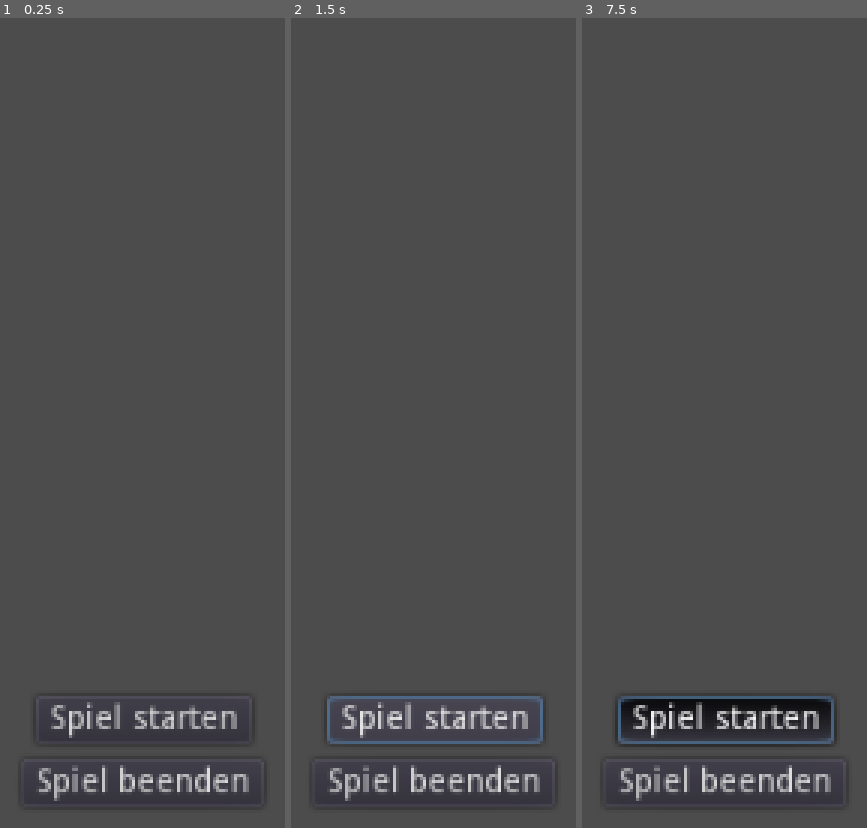
Above: before the commit, frames 1-3 (left to right).
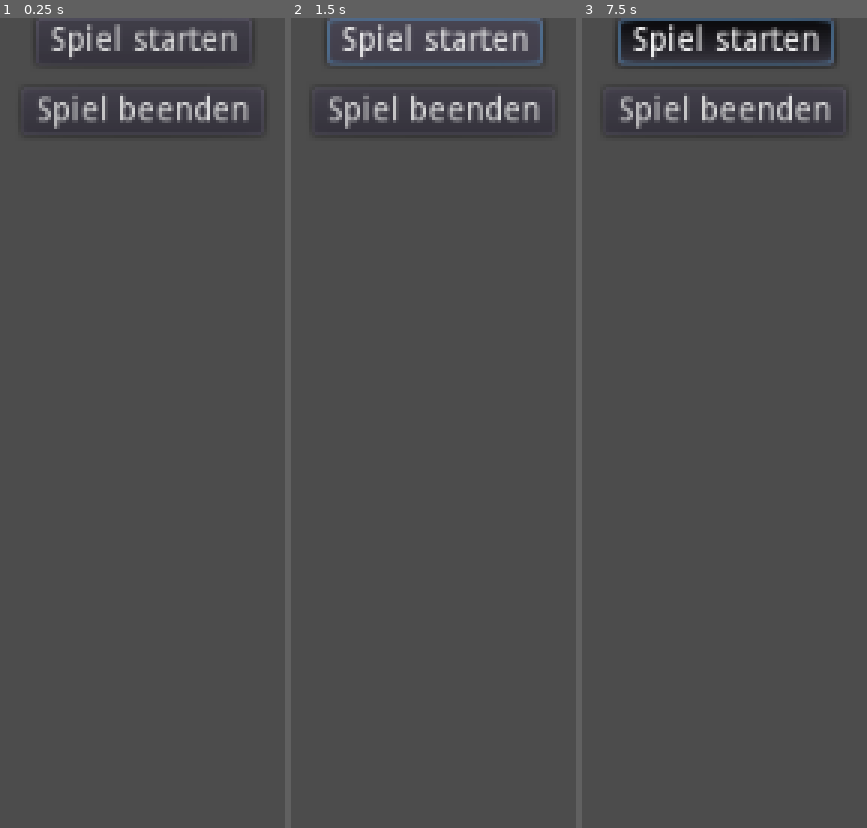
Above: after the commit, the same moments.

Repository: winnerbyhabit/bifigamejam18
Game: Godot game, scene res://Menu.tscn
Two runs of this game, one before a commit and one after it. Both use one fixed random seed, a clock stepped at 60 frames per second and the inputs below.
Inputs:
- Up to frame 1 (0.25 s): no input
- Up to frame 2 (1.5 s): click "Spiel starten" at 0.5 s; click "Spiel starten" at 1.25 s
- Up to frame 3 (7.5 s): click "Spiel starten" at 2 s; tap Enter at 2.75, 4.25, 5.75 s; hold Space (player_hit) 2.78-3.53 s; tap Space (player_hit) at 3.6, 5.1, 6.6 s; hold Space (player_hit) 4.28-5.03 s; hold Space (player_hit) 5.78-6.53 s; hold Space (player_hit) from 7.28 s (still down)

The runs differ from the first frame. In frame 1, 4.6% of the frame differs, in the area x 12-88%, y 0-98%; in frame 2, 5.9%; in frame 3, 11%, in the area x 11-90%, y 0-98%.

Commit message:
repeating bg

Diff:
--- a/Interface.tscn
+++ b/Interface.tscn
@@ -2,7 +2,7 @@
 
 [ext_resource path="res://Interface.gd" type="Script" id=1]
 
-[node name="Interface" type="Node" index="0"]
+[node name="Interface" type="Node"]
 
 script = ExtResource( 1 )
 
--- a/Level.tscn
+++ b/Level.tscn
@@ -1,14 +1,23 @@
-[gd_scene load_steps=3 format=2]
+[gd_scene load_steps=4 format=2]
 
-[ext_resource path="res://Tileset.tres" type="TileSet" id=1]
-[ext_resource path="res://Player.tscn" type="PackedScene" id=2]
+[ext_resource path="res://assets/kitchen_customs/wallpaper/Pared.png" type="Texture" id=1]
+[ext_resource path="res://Tileset.tres" type="TileSet" id=2]
+[ext_resource path="res://Player.tscn" type="PackedScene" id=3]
 
 [node name="Level" type="Node" index="0"]
 
-[node name="TileMap" type="TileMap" parent="." index="0"]
+[node name="bg" type="Sprite" parent="." index="0"]
+
+position = Vector2( 512, 128 )
+texture = ExtResource( 1 )
+region_enabled = true
+region_rect = Rect2( 0, 0, 1024, 256 )
+_sections_unfolded = [ "Offset", "Region", "Transform" ]
+
+[node name="TileMap" type="TileMap" parent="." index="1"]
 
 mode = 0
-tile_set = ExtResource( 1 )
+tile_set = ExtResource( 2 )
 cell_size = Vector2( 256, 256 )
 cell_quadrant_size = 16
 cell_custom_transform = Transform2D( 1, 0, 0, 1, 0, 0 )
@@ -26,6 +35,34 @@
 tile_data = PoolIntArray( 131071, 2, 0, 65536, 0, 0, 65537, 2, 0, 65538, 2, 0, 65539, 2, 0, 65540, 1, 0, 65541, 2, 0, 65542, 2, 0, 65543, 2, 0, 65544, 2, 0, 65545, 1, 0, 65546, 2, 0, 65547, 2, 0, 65548, 2, 0 )
 _sections_unfolded = [ "Cell" ]
 
-[node name="Player" parent="." index="1" instance=ExtResource( 2 )]
+[node name="Player" parent="." index="2" instance=ExtResource( 3 )]
 
-position = Vector2( 48.7535, 222.715 )
+position = Vector2( 128, 225 )
+_sections_unfolded = [ "Transform" ]
+
+[node name="Camera2D" type="Camera2D" parent="Player" index="1"]
+
+position = Vector2( 384, 76 )
+anchor_mode = 1
+rotating = false
+current = true
+zoom = Vector2( 1, 1 )
+limit_left = -10000000
+limit_top = -10000000
+limit_right = 10000000
+limit_bottom = 10000000
+limit_smoothed = false
+drag_margin_h_enabled = true
+drag_margin_v_enabled = true
+smoothing_enabled = false
+smoothing_speed = 5.0
+offset_v = 0.0
+offset_h = 0.0
+drag_margin_left = 0.2
+drag_margin_top = 0.2
+drag_margin_right = 0.2
+drag_margin_bottom = 0.2
+editor_draw_screen = true
+editor_draw_limits = false
+editor_draw_drag_margin = false
+_sections_unfolded = [ "Transform" ]
--- a/Menu.tscn
+++ b/Menu.tscn
@@ -2,20 +2,18 @@
 
 [ext_resource path="res://exit_program.gd" type="Script" id=1]
 
-[node name="Node" type="Node" index="0"]
+[node name="Node" type="Node"]
 
 [node name="Button" type="Button" parent="." index="0"]
 
 anchor_left = 0.5
-anchor_top = 0.5
+anchor_top = 0.0
 anchor_right = 0.5
-anchor_bottom = 0.5
+anchor_bottom = 0.0
 margin_left = -46.0
-margin_top = -10.0
 margin_right = 46.0
-margin_bottom = 10.0
+margin_bottom = 20.0
 rect_pivot_offset = Vector2( 0, 0 )
-rect_clip_content = false
 focus_mode = 2
 mouse_filter = 0
 mouse_default_cursor_shape = 0
@@ -33,15 +31,14 @@
 [node name="Button2" type="Button" parent="." index="1"]
 
 anchor_left = 0.5
-anchor_top = 0.5
+anchor_top = 0.0
 anchor_right = 0.5
-anchor_bottom = 0.5
+anchor_bottom = 0.0
 margin_left = -52.0
-margin_top = 17.0
+margin_top = 30.0
 margin_right = 51.0
-margin_bottom = 37.0
+margin_bottom = 50.0
 rect_pivot_offset = Vector2( 0, 0 )
-rect_clip_content = false
 focus_mode = 2
 mouse_filter = 0
 mouse_default_cursor_shape = 0
--- a/Player.tscn
+++ b/Player.tscn
@@ -23,7 +23,7 @@
 "speed": 5.0
 } ]
 
-[node name="Player" type="Node2D" index="0"]
+[node name="Player" type="Node2D"]
 
 position = Vector2( 32.133, 34.349 )
 script = ExtResource( 1 )
@@ -32,6 +32,6 @@
 
 frames = SubResource( 2 )
 animation = "running"
-frame = 5
+frame = 1
 playing = true
 _sections_unfolded = [ "Transform" ]
--- a/Tileset.tscn
+++ b/Tileset.tscn
@@ -1,15 +1,13 @@
-[gd_scene load_steps=5 format=2]
+[gd_scene load_steps=4 format=2]
 
 [ext_resource path="res://assets/kitchen_customs/herd_grau_256.png" type="Texture" id=1]
 [ext_resource path="res://assets/kitchen_customs/waschmachine_grau_256.png" type="Texture" id=2]
 [ext_resource path="res://assets/kitchen_customs/schrank_grau_256.png" type="Texture" id=3]
-[ext_resource path="res://Player.tscn" type="PackedScene" id=4]
 
-[node name="Tileset" type="Node" index="0"]
+[node name="Tileset" type="Node"]
 
 [node name="Herd_grau" type="Sprite" parent="." index="0"]
 
-editor/display_folded = true
 texture = ExtResource( 1 )
 _sections_unfolded = [ "Transform" ]
 __meta__ = {
@@ -89,5 +87,3 @@
 
 build_mode = 0
 polygon = PoolVector2Array( -128, -128, -128, 128, 128, 128, 128, -128 )
-
-[node name="Player" parent="." index="3" instance=ExtResource( 4 )]
Binary file added: assets/kitchen_customs/wallpaper/Pared.png
Not shown, added: assets/kitchen_customs/wallpaper/LICENSE
Not shown, added: assets/kitchen_customs/wallpaper/Pared.xcf
